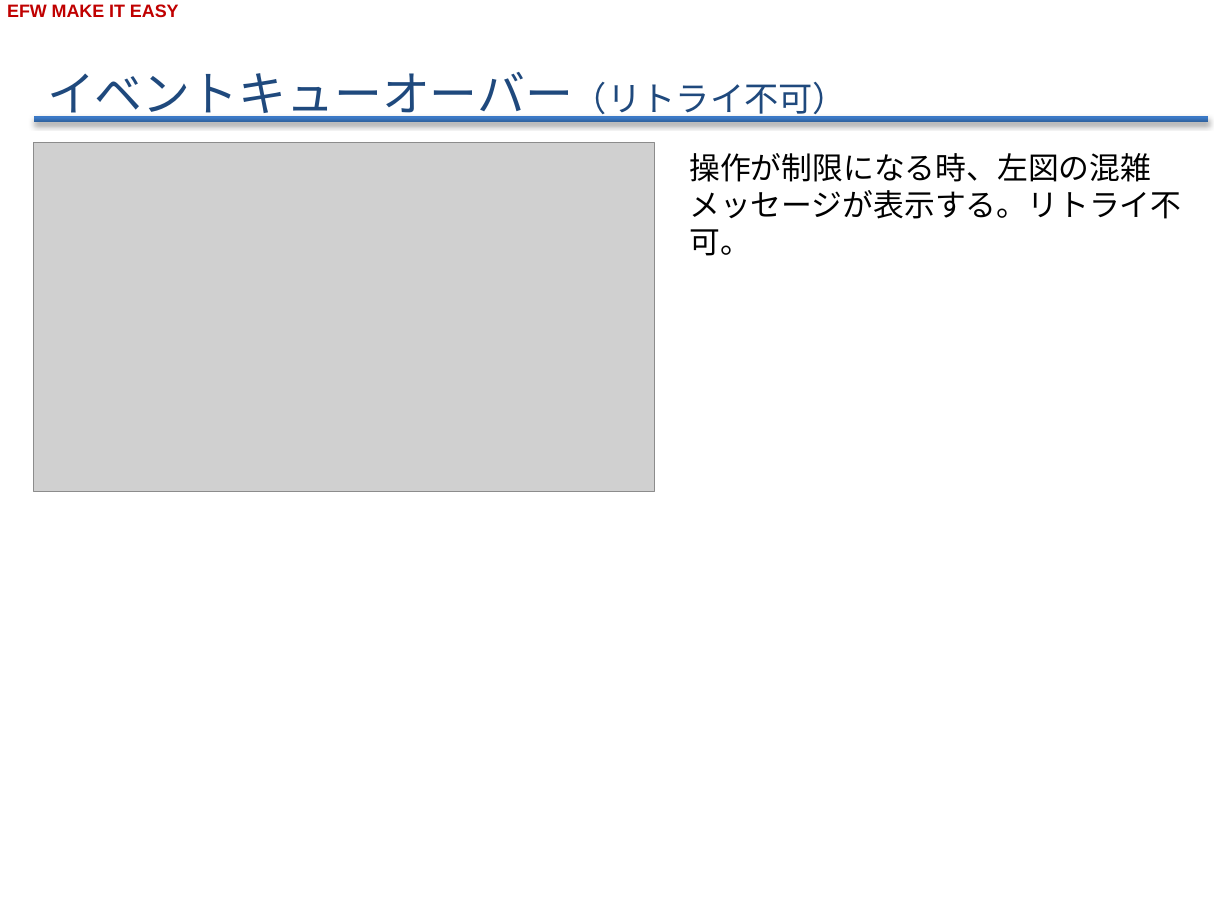
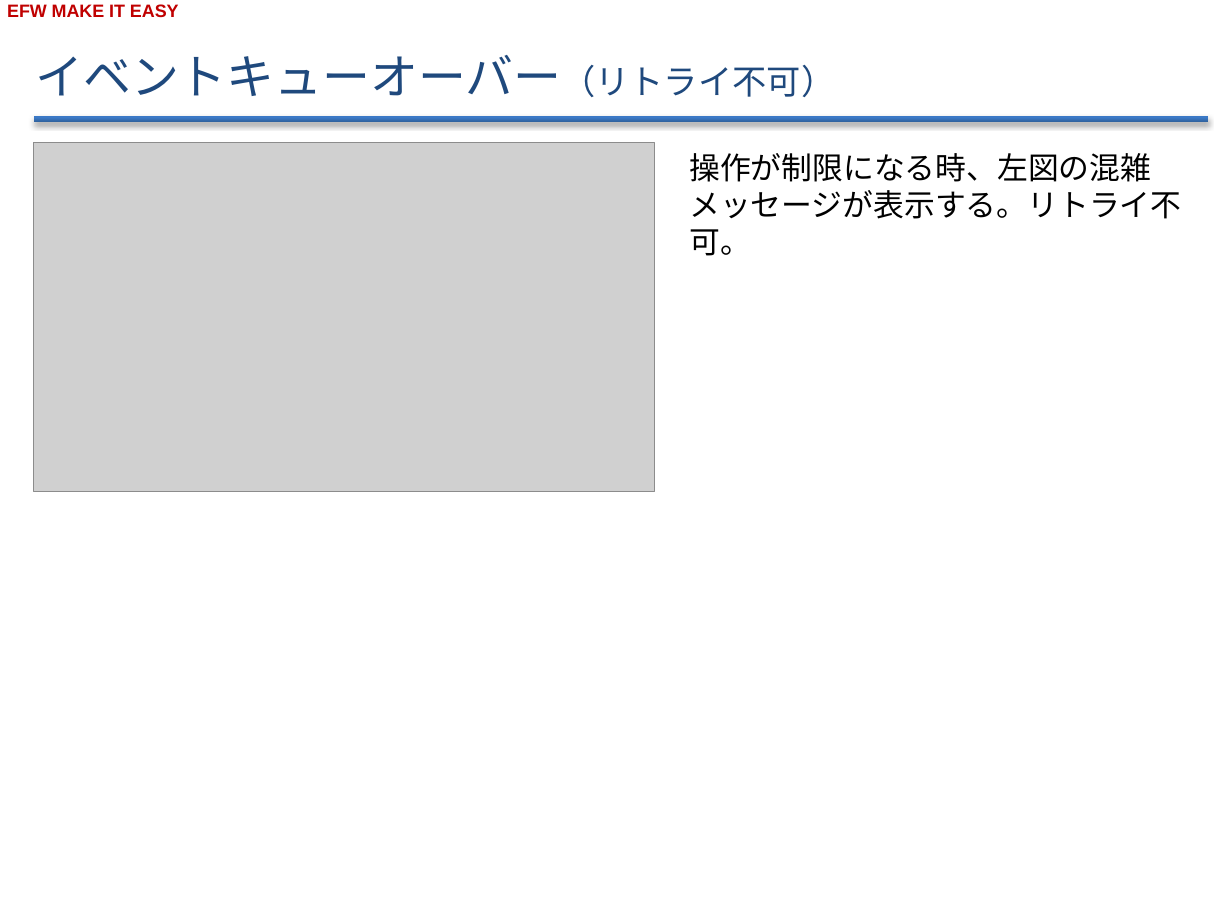
Before and after one commit to efwGrp/efw4_online_ppt, a slide deck: slide 7 of EFW高負荷対応のTomcat Efw環境構築v0.3.pptx. Drawn at 1232x924 pixels with LibreOffice and Linux fonts; fonts in the diff are those of the drawing; grey boxes stand for pictures; background and template pictures are left out. Boxes give left, top, right and bottom in pixels: in the first picture for what was removed or moved away, otherwise in the second. Text is boxed around its words. In the diff, an @@ line names an element or a change of style, - is before the commit and + after.

```diff
--- a/EFW高負荷対応のTomcat Efw環境構築v0.3.pptx
+++ b/EFW高負荷対応のTomcat Efw環境構築v0.3.pptx
@@ text "イベントキューオーバー（リトライ不可）" rewrapped from box(47, 72, 847, 123) to box(35, 55, 835, 97) @@
```
Also in this commit, not shown: 5 other slides changed, 33 other files.
